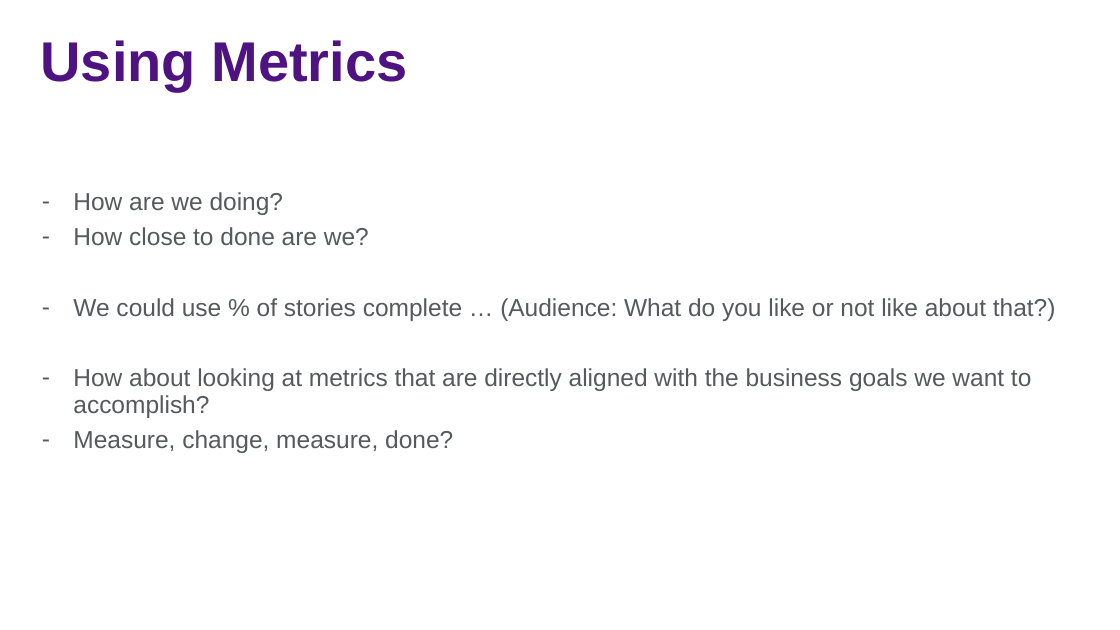
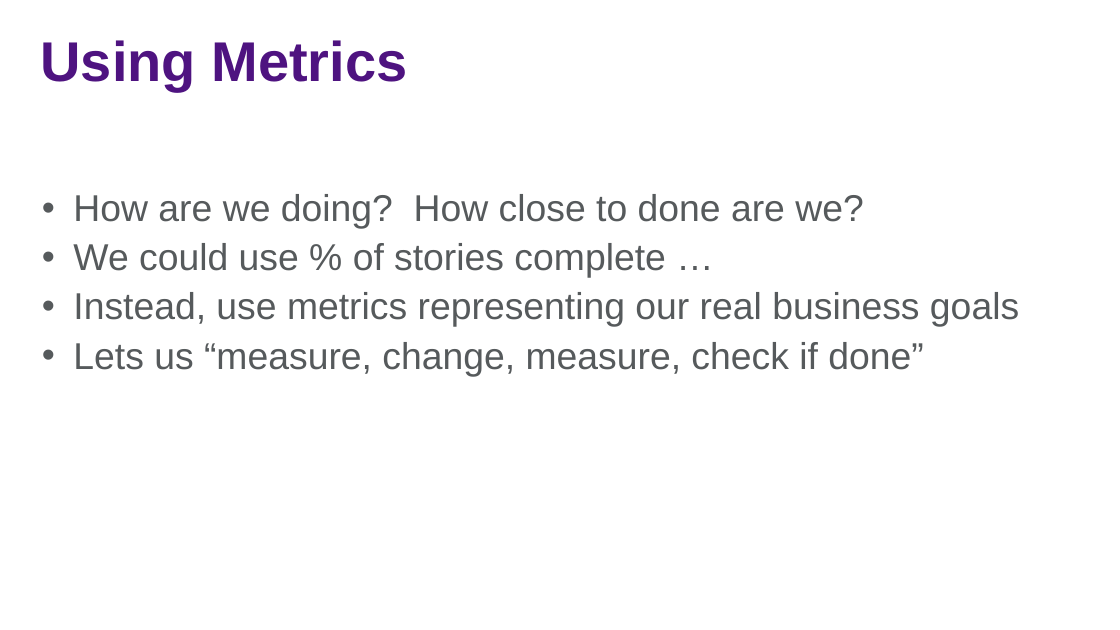
Before and after one commit to jasonjwood/presentations, a slide deck: slide 11 of InFusion2016 - Getting It Done - Jason Wood.pptx. Drawn at 1120x630 pixels with LibreOffice and Linux fonts; fonts in the diff are those of the drawing; background and template pictures are left out. Boxes give left, top, right and bottom in pixels: in the first picture for what was removed or moved away, otherwise in the second. Text is boxed around its words. In the diff, an @@ line names an element or a change of style, - is before the commit and + after.

```diff
--- a/InFusion2016 - Getting It Done - Jason Wood.pptx
+++ b/InFusion2016 - Getting It Done - Jason Wood.pptx
@@ text at (73,194,1019,376): text changed; size 21 to 32 pt @@
-– How are we doing?
-– How close to done are we?
-– We could use % of stories complete … (Audience: What do you like or not like about that?)
-– How about looking at metrics that are directly aligned with the business goals we want to accomplish?
-– Measure, change, measure, done?
+• How are we doing? How close to done are we?
+• We could use % of stories complete …
+• Instead, use metrics representing our real business goals
+• Lets us “measure, change, measure, check if done”
```
Also in this commit, not shown: 6 other slides changed.
